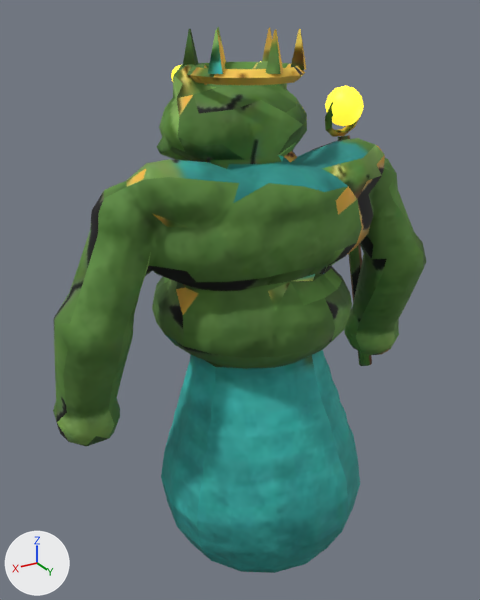
Renders of the glTF model assets/3d/monstres/toadpriest.glb from each side of a commit.
Both versions are drawn from a 50 mm lens placed at (0.316, 0.502, 0.467), pointed at (0.009, -0.009, 0.211). Arrows for +X, +Y and +Z are at lower left; the lights stay in place. The picture after the commit comes second. Vertices at exactly the same position are counted once.

Objects in the first picture: 'pretre_crapaud_lueur', 'pretre_crapaud_peau'.
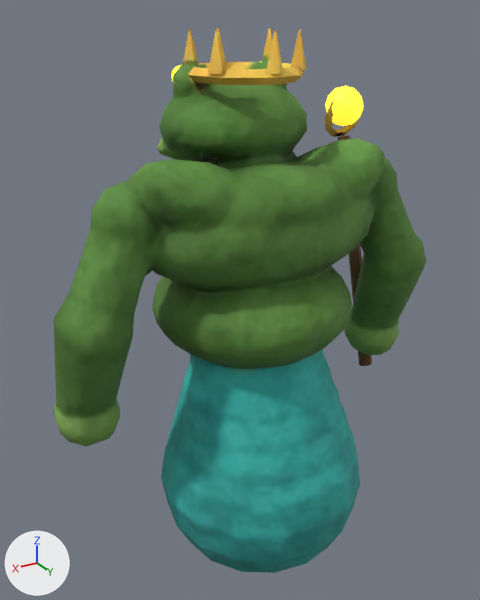
The change, as a diff of the scene's bpy script:
```diff
--- a/assets/3d/monstres/toadpriest.glb.py
+++ b/assets/3d/monstres/toadpriest.glb.py
@@ me_pretre_crapaud_peau @@
 me_pretre_crapaud_peau.from_pydata(...)  # 1128 vertices, 2204 faces; spans x -0.199..0.198, y -0.099..0.122, z -0.078..0.456
 # used by ob_pretre_crapaud_peau; location = (0.0, 0.0, 0.0)
+# me_pretre_crapaud_peau part 1
+# 6 vertices are removed from x 0.0..0.053, y -0.021..0.011, z 0.391..0.412
+# 22 faces are deleted
+# 2 vertices move from x -0.024..-0.002, y -0.009..0.002, z 0.403..0.411 to x -0.023..-0.005, y -0.011..0.002, z 0.403..0.411
+# 6 vertices are added at (0.006, 0.009, 0.402), (0.028, -0.019, 0.41), (0.054, -0.003, 0.39), (0.043, -0.02, 0.406), (0.037, -0.004, 0.402), (0.051, -0.025, 0.402)
+# 22 new faces join them
+# me_pretre_crapaud_peau part 2: 1681 kept faces spanning x -0.199..0.198, y -0.099..0.122, z -0.078..0.456 get new texture (UV) coordinates
 me_pretre_crapaud_peau.materials.append(mat_peau)
```

Location of each change, (x1, y1, x2, y2) in pixels of the pictures (480 x 600 px; the box of a moved part takes in the faces that stretch with it):
part 1 of me_pretre_crapaud_peau, moved or reshaped: (177, 79, 296, 133) in both
part 2 of me_pretre_crapaud_peau, surface changed: (53, 27, 426, 570) in both
